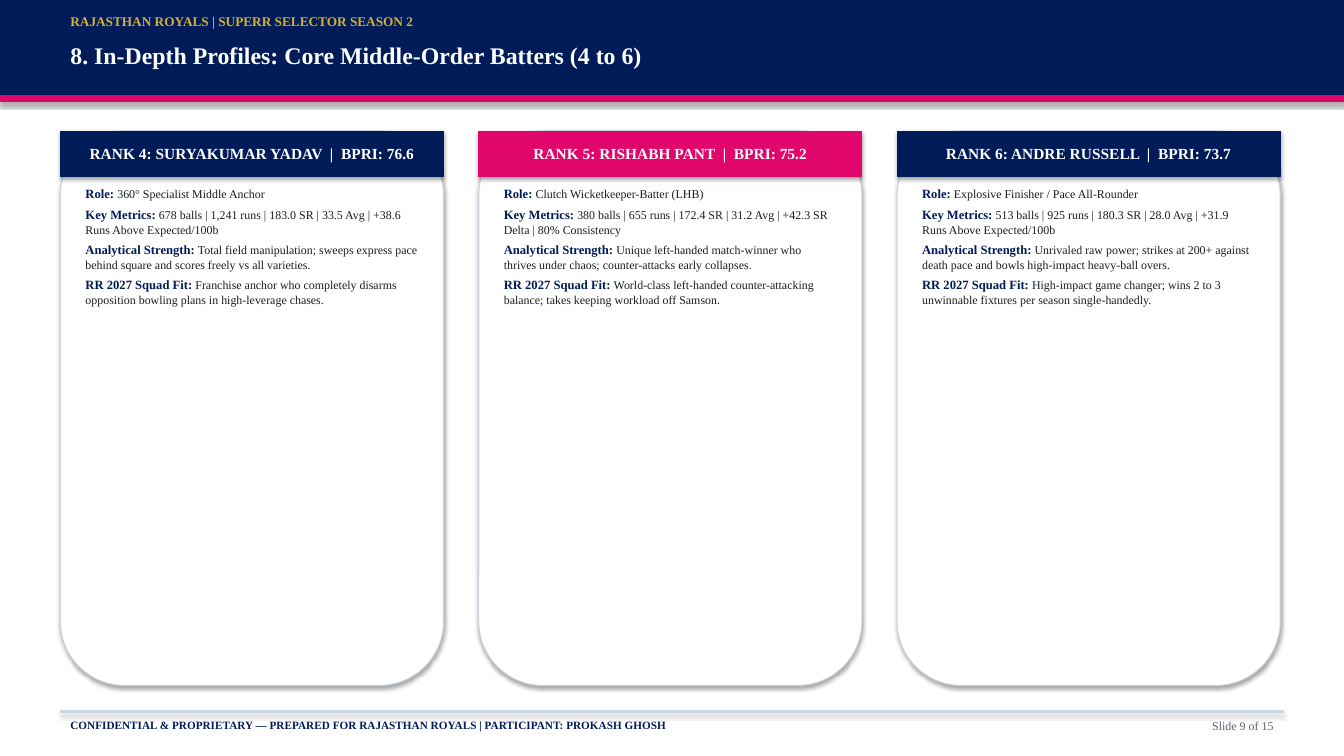
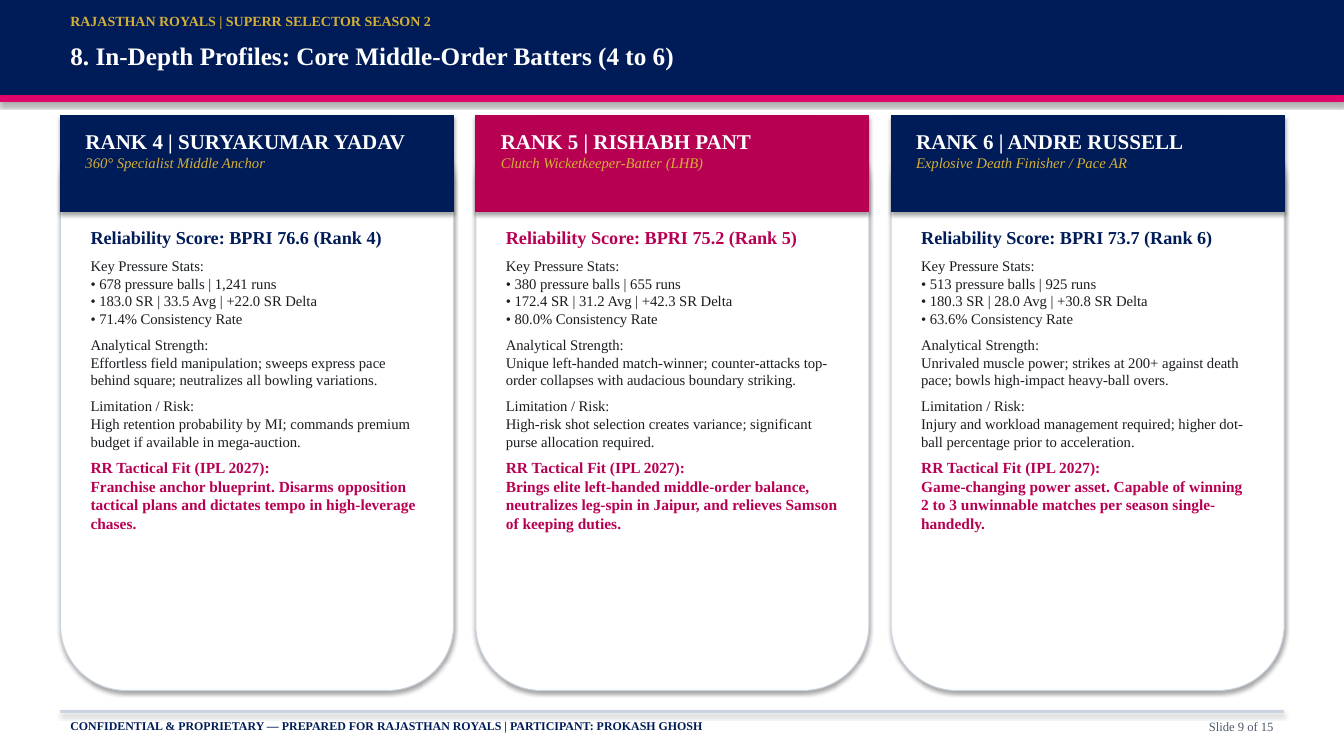
Before and after one commit to prokashghosh996-png/RR-supeRR-selector-2027, a slide deck: slide 9 of SupeRR_Selector_Season_2_RR_IPL_2027_Auction_Strategy.pptx. Drawn at 1344x756 pixels with LibreOffice and Linux fonts; fonts in the diff are those of the drawing. Boxes give left, top, right and bottom in pixels: in the first picture for what was removed or moved away, otherwise in the second. Text is boxed around its words. In the diff, an @@ line names an element or a change of style, - is before the commit and + after.

Commit message:
feat: generate expanded presentation and PDF generation scripts for IPL 2027 auction strategy

```diff
--- a/SupeRR_Selector_Season_2_RR_IPL_2027_Auction_Strategy.pptx
+++ b/SupeRR_Selector_Season_2_RR_IPL_2027_Auction_Strategy.pptx
@@ text "RAJASTHAN ROYALS | SUPERR SELECTOR ..." at [70, 16, 431, 26]: size 9.5 to 10 pt @@
@@ text "8. In-Depth Profiles: Core Middle-Order ..." at [70, 47, 674, 71]: size 17 to 18 pt @@
@@ rounded rectangle: place and size @@
-rounded rectangle at [60, 131, 444, 686]
+rounded rectangle at [60, 116, 454, 691]
@@ rectangle: place and size @@
-rectangle at [60, 131, 444, 176]
+rectangle at [60, 116, 454, 212]
@@ rounded rectangle: place and size @@
-rounded rectangle at [479, 131, 862, 686]
+rounded rectangle at [476, 116, 869, 691]
@@ rectangle added at [476, 116, 869, 212], fill #B80053, outline #B80053 0.75 pt @@
@@ rounded rectangle: place and size @@
-rounded rectangle at [897, 131, 1280, 686]
+rounded rectangle at [891, 116, 1285, 691]
@@ rectangle added at [891, 116, 1285, 212], fill #001C58, outline #001C58 0.75 pt @@
@@ text added at [85, 135, 405, 171], 10.5 pt, text #D4AF37, italic @@
+RANK 4 | SURYAKUMAR YADAV
+360° Specialist Middle Anchor
@@ text in rectangle at [90, 148, 414, 160]: text removed @@
-RANK 4: SURYAKUMAR YADAV | BPRI: 76.6
@@ text "RANK 5 | RISHABH PANT": place and size @@
-text "RANK 5 | RISHABH PANT" at [479, 131, 862, 176]
+text "RANK 5 | RISHABH PANT" at [501, 135, 751, 171]
@@ text "RANK 5 | RISHABH PANT" at [501, 135, 751, 171]: vertical alignment middle to top; fill #E1066C to none; outline #E1066C 0.75 pt to none; shadow off @@
@@ text at [501, 135, 751, 171]: text changed; size 11 to 10.5 pt; text colour #FFFFFF to #D4AF37; bold off; italic on @@
-RANK 5: RISHABH PANT | BPRI: 75.2
+RANK 5 | RISHABH PANT
+Clutch Wicketkeeper-Batter (LHB)
@@ text "RANK 6 | ANDRE RUSSELL": place and size @@
-text "RANK 6 | ANDRE RUSSELL" at [897, 131, 1280, 176]
+text "RANK 6 | ANDRE RUSSELL" at [916, 135, 1183, 171]
@@ text "RANK 6 | ANDRE RUSSELL" at [916, 135, 1183, 171]: vertical alignment middle to top; fill #001C58 to none; outline #001C58 0.75 pt to none; shadow off @@
@@ text at [916, 135, 1183, 171]: text changed; size 11 to 10.5 pt; text colour #FFFFFF to #D4AF37; bold off; italic on @@
-RANK 6: ANDRE RUSSELL | BPRI: 73.7
+RANK 6 | ANDRE RUSSELL
+Explosive Death Finisher / Pace AR
@@ text at [91, 231, 415, 530]: text changed; size 8.5 to 10.5 pt @@
-Role: 360° Specialist Middle Anchor
-Key Metrics: 678 balls | 1,241 runs | 183.0 SR | 33.5 Avg | +38.6 Runs Above Expected/100b
-Analytical Strength: Total field manipulation; sweeps express pace behind square and scores freely vs all varieties.
-RR 2027 Squad Fit: Franchise anchor who completely disarms opposition bowling plans in high-leverage chases.
+Reliability Score: BPRI 76.6 (Rank 4)
+Key Pressure Stats:
+• 678 pressure balls | 1,241 runs
+• 183.0 SR | 33.5 Avg | +22.0 SR Delta
+• 71.4% Consistency Rate
+Analytical Strength:
+Effortless field manipulation; sweeps express pace behind square; neutralizes all bowling variations.
+Limitation / Risk:
+High retention probability by MI; commands premium budget if available in mega-auction.
+RR Tactical Fit (IPL 2027):
+Franchise anchor blueprint. Disarms opposition tactical plans and dictates tempo in high-leverage chases.
@@ text at [506, 231, 837, 533]: text changed; size 8.5 to 10.5 pt @@
-Role: Clutch Wicketkeeper-Batter (LHB)
-Key Metrics: 380 balls | 655 runs | 172.4 SR | 31.2 Avg | +42.3 SR Delta | 80% Consistency
-Analytical Strength: Unique left-handed match-winner who thrives under chaos; counter-attacks early collapses.
-RR 2027 Squad Fit: World-class left-handed counter-attacking balance; takes keeping workload off Samson.
+Reliability Score: BPRI 75.2 (Rank 5)
+Key Pressure Stats:
+• 380 pressure balls | 655 runs
+• 172.4 SR | 31.2 Avg | +42.3 SR Delta
+• 80.0% Consistency Rate
+Analytical Strength:
+Unique left-handed match-winner; counter-attacks top-order collapses with audacious boundary striking.
+Limitation / Risk:
+High-risk shot selection creates variance; significant purse allocation required.
+RR Tactical Fit (IPL 2027):
+Brings elite left-handed middle-order balance, neutralizes leg-spin in Jaipur, and relieves Samson of keeping duties.
@@ text at [921, 231, 1243, 533]: text changed; size 8.5 to 10.5 pt @@
-Role: Explosive Finisher / Pace All-Rounder
-Key Metrics: 513 balls | 925 runs | 180.3 SR | 28.0 Avg | +31.9 Runs Above Expected/100b
-Analytical Strength: Unrivaled raw power; strikes at 200+ against death pace and bowls high-impact heavy-ball overs.
-RR 2027 Squad Fit: High-impact game changer; wins 2 to 3 unwinnable fixtures per season single-handedly.
+Reliability Score: BPRI 73.7 (Rank 6)
+Key Pressure Stats:
+• 513 pressure balls | 925 runs
+• 180.3 SR | 28.0 Avg | +30.8 SR Delta
+• 63.6% Consistency Rate
+Analytical Strength:
+Unrivaled muscle power; strikes at 200+ against death pace; bowls high-impact heavy-ball overs.
+Limitation / Risk:
+Injury and workload management required; higher dot-ball percentage prior to acceleration.
+RR Tactical Fit (IPL 2027):
+Game-changing power asset. Capable of winning 2 to 3 unwinnable matches per season single-handedly.
@@ text "CONFIDENTIAL & PROPRIETARY — PREPARED ..." at [70, 722, 703, 730]: size 8 to 8.5 pt @@
@@ text "Slide 9 of 15" at [1209, 722, 1274, 731]: size 8.5 to 9 pt, text colour #5A6472 to #505A69 @@
```
Also in this commit, not shown: 14 other slides changed, 5 other files.
